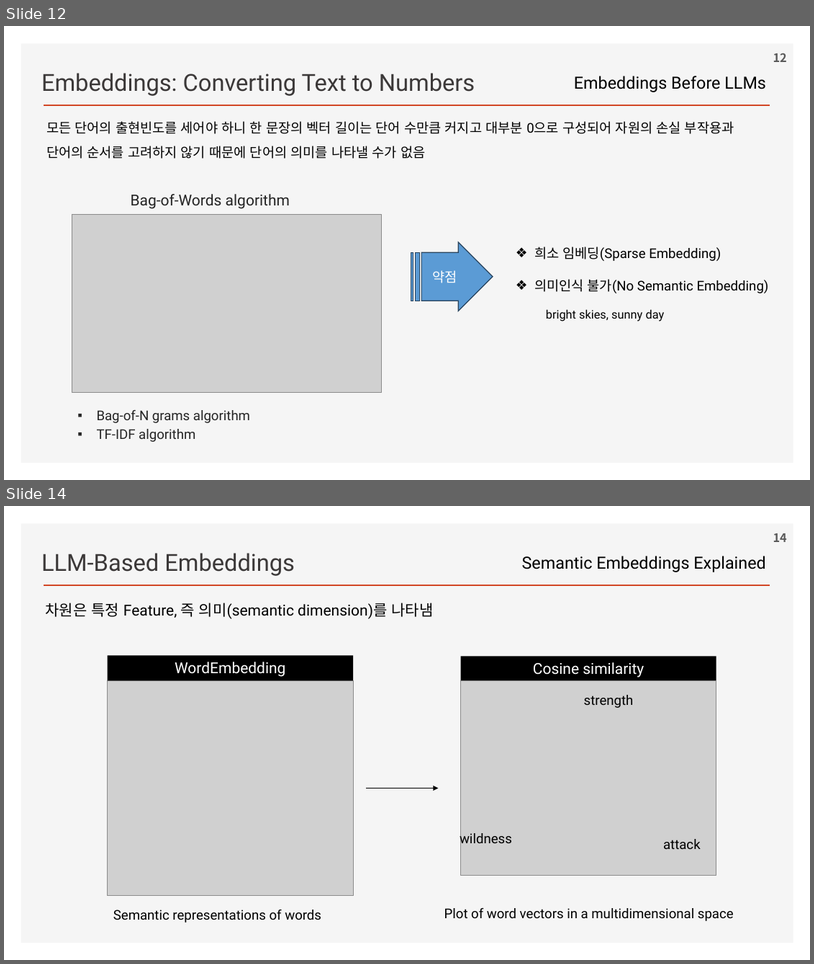
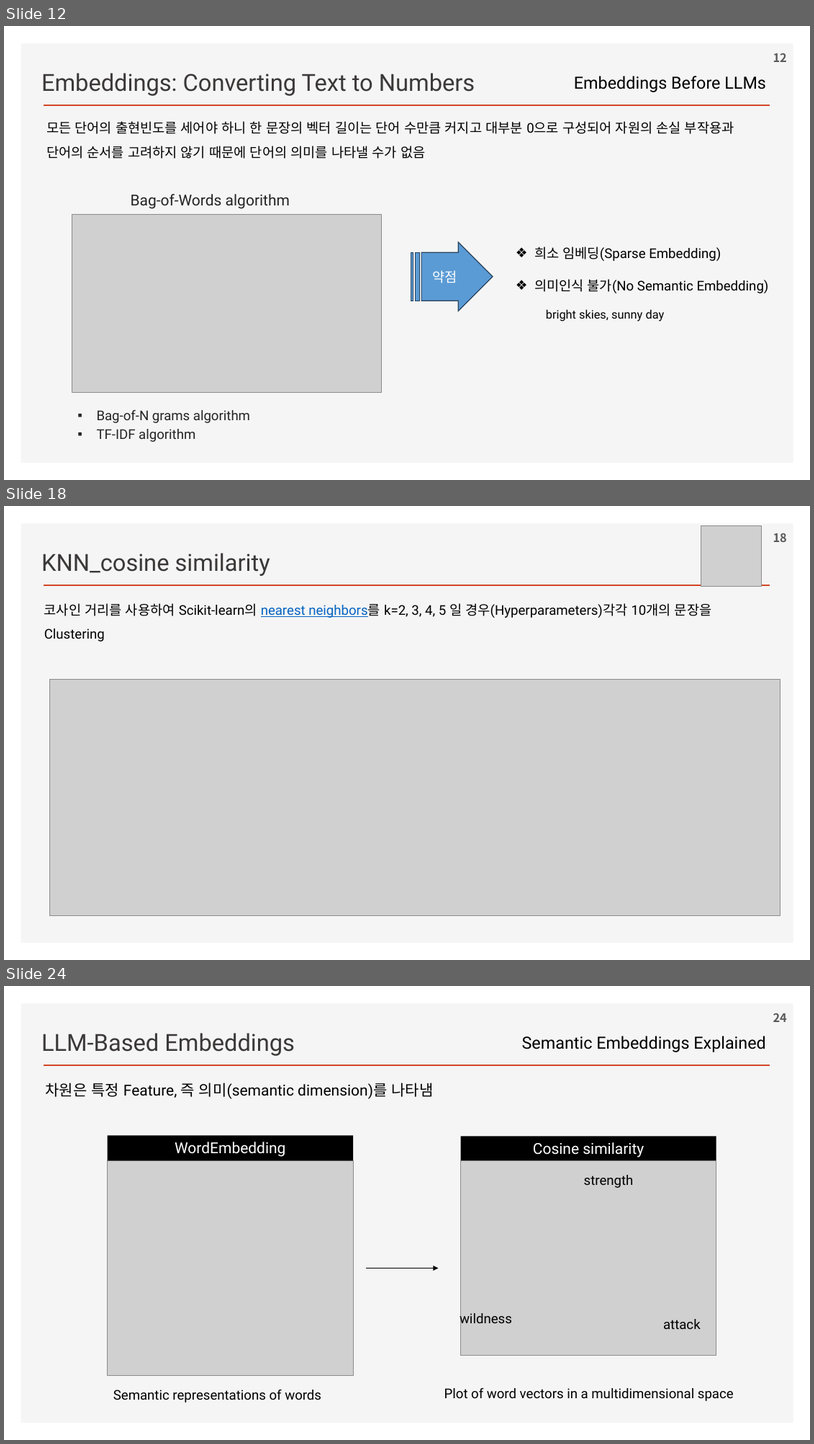
Before and after one commit to ancestor9/2026_Fall_Learning-Langchain-AI-Agent, a slide deck: ppts/CHAPTER 2 RAG Part I_Indexing Your Data.pptx. Shown one above the other, each under a label of ours: slides 12 and 14 before the commit, slides 12, 18 and 24 after it; the slides between them are not shown. The pictures are 814x964 and 814x1444 pixels, drawn with LibreOffice and Linux fonts; fonts in the diff are those of the drawing; grey boxes stand for pictures; background and template pictures are left out. Boxes give left, top, right and bottom in pixels: in the first picture for what was removed or moved away, otherwise in the second. Text is boxed around its words. In the diff, an @@ line names an element or a change of style, - is before the commit and + after.

```diff
--- a/ppts/CHAPTER 2 RAG Part I_Indexing Your Data.pptx
+++ b/ppts/CHAPTER 2 RAG Part I_Indexing Your Data.pptx
@@ slide 18 added at (x1=4, y1=506, x2=810, y2=960), background #FFFFFF; not listed: 2 template elements that a slide beside it also shows @@
@@ picture added at (x1=701, y1=526, x2=761, y2=587) @@
@@ page number added at (x1=774, y1=533, x2=787, y2=542), 14 pt, text #595959, bold @@
+18
@@ text added at (x1=41, y1=553, x2=270, y2=576), 28 pt, text #3B3838 @@
+KNN_cosine similarity
@@ text added at (x1=44, y1=603, x2=712, y2=641), 16 pt, text #000000 @@
+코사인 거리를 사용하여 Scikit-learn의 nearest neighbors를 k=2, 3, 4, 5 일 경우(Hyperparameters)각각 10개의 문장을 Clustering
@@ picture added at (x1=50, y1=680, x2=782, y2=916) @@
@@ what was slide 14 is now slide 24 @@
@@ page number at (x1=774, y1=1013, x2=787, y2=1022): text changed @@
-14
+24
```
Also in this commit, not shown: 1 slide changed, 9 other slides added.
